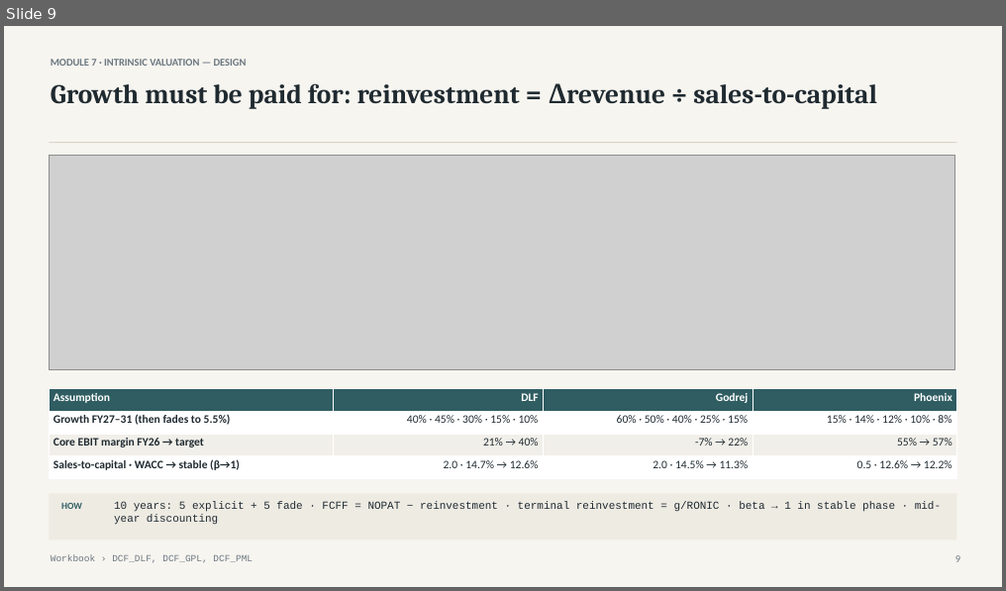
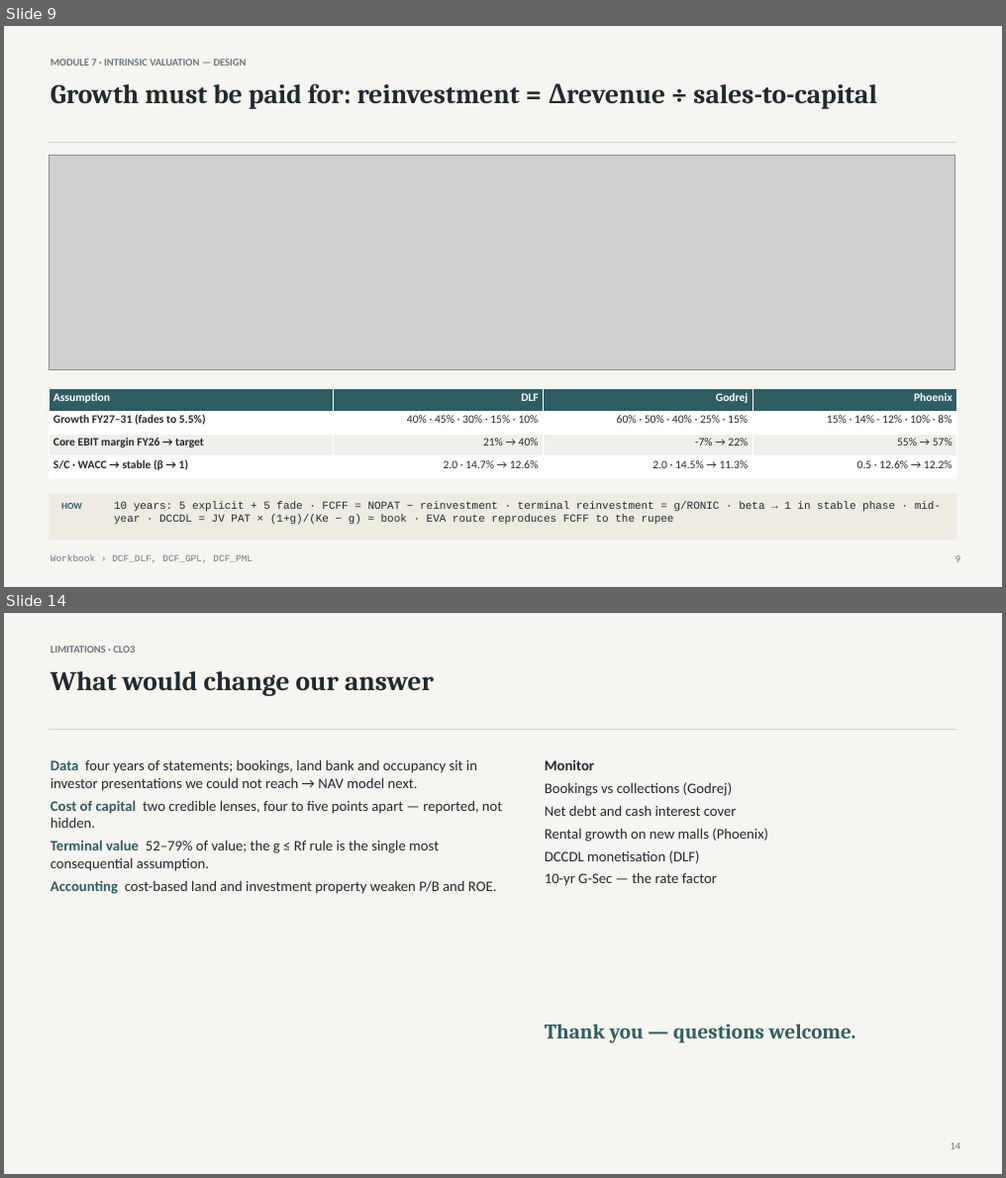
Before and after one commit to atharvaakz/BAAV, a slide deck: reports/ProjectBaav_Group27_Presentation.pptx. Shown one above the other, each under a label of ours: slide 9 before the commit, slides 9 and 14 after it; the slides between them are not shown. The pictures are 1006x591 and 1006x1178 pixels, drawn with LibreOffice and Linux fonts; fonts in the diff are those of the drawing; grey boxes stand for pictures. Boxes give left, top, right and bottom in pixels: in the first picture for what was removed or moved away, otherwise in the second. Text is boxed around its words. In the diff, an @@ line names an element or a change of style, - is before the commit and + after.

```diff
--- a/reports/ProjectBaav_Group27_Presentation.pptx
+++ b/reports/ProjectBaav_Group27_Presentation.pptx
@@ slide 14 added at [4,613,1002,1174], background #F7F5F0 @@
@@ text added at [51,646,135,653], 10 pt, text #6B7780, bold @@
+LIMITATIONS · CLO3
@@ text added at [51,671,434,696], 26 pt, text #1F2A30, bold @@
+What would change our answer
@@ rectangle added at [49,729,957,730], fill #D8D4CA @@
@@ text added at [51,760,502,894], 14 pt, text #1F2A30 @@
+Data four years of statements; bookings, land bank and occupancy sit in investor presentations we could not reach → NAV model next.
+Cost of capital two credible lenses, four to five points apart — reported, not hidden.
+Terminal value 52–79% of value; the g ≤ Rf rule is the single most consequential assumption.
+Accounting cost-based land and investment property weaken P/B and ROE.
@@ text added at [545,761,768,886], 14 pt, text #1F2A30 @@
+Monitor
+Bookings vs collections (Godrej)
+Net debt and cash interest cover
+Rental growth on new malls (Phoenix)
+DCCDL monetisation (DLF)
+10-yr G-Sec — the rate factor
@@ text added at [545,1024,856,1044], 20 pt, text #2F5D62, bold @@
+Thank you — questions welcome.
@@ text added at [950,1143,961,1150], 10 pt, text #6B7780 @@
+14
@@ slide 9 changed as well @@
@@ table at [49,389,957,478] @@
-row 2, column 1: Growth FY27–31 (then fades to 5.5%)
+row 2, column 1: Growth FY27–31 (fades to 5.5%)
-row 4, column 1: Sales-to-capital · WACC → stable (β→1)
+row 4, column 1: S/C · WACC → stable (β → 1)
@@ text at [114,502,941,525]: text changed @@
-10 years: 5 explicit + 5 fade · FCFF = NOPAT − reinvestment · terminal reinvestment = g/RONIC · beta → 1 in stable phase · mid-year discounting
+10 years: 5 explicit + 5 fade · FCFF = NOPAT − reinvestment · terminal reinvestment = g/RONIC · beta → 1 in stable phase · mid-year · DCCDL = JV PAT × (1+g)/(Ke − g) ≈ book · EVA route reproduces FCFF to the rupee
```
Also in this commit, not shown: 5 other slides changed, 7 other slides added, 7 slides removed, 12 other files.
